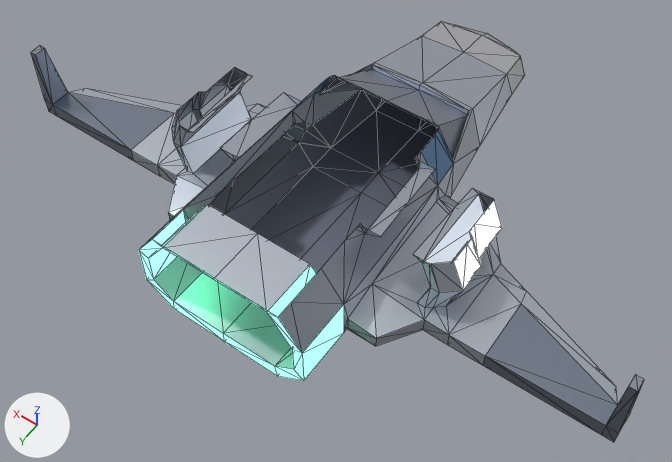
An edit to the OBJ model public/models/spaceship/Spaceship_interior.obj, drawn before and after from the same camera.
Rendered twice from a 50 mm lens placed at (-32.8, 45.7, 70.4), pointed at (-0.8, 1.0, 0.1). Every picture has the same lights, and +X, +Y and +Z are marked at lower left. The first picture is the older version. Mesh edges are drawn as thin lines. Where no turn or scale is listed for an object, it has been applied to the vertices.

The first picture shows 'Spaceship5'.
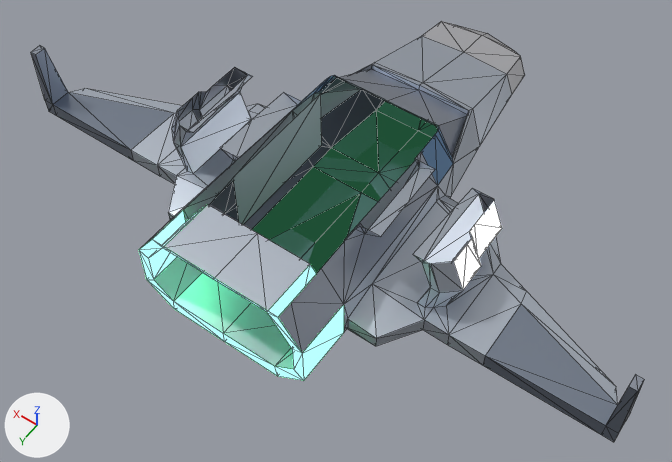
Changed parts and their boxes (x1, y1, x2, y2) in the pictures (672 x 462 px):
part 1 of me_spaceship5, added
    after: (252, 101, 438, 274)
part 2 of me_spaceship5, added
    after: (233, 93, 419, 241)

Edits to the bpy script that builds the scene:
```text
Add mat_interior_floor:
    mat_interior_floor = principled_material('interior_floor')
    mat_interior_floor.base_color = (0.07, 0.1, 0.14)  # dark blue #4b5969
    mat_interior_floor.metallic = 0.65
    mat_interior_floor.roughness = 0.65
    mat_interior_floor.emission_color = (0.013, 0.077, 0.034)  # dark green #1e4e34
    mat_interior_floor.emission_strength = 1.0
Change me_spaceship5:
    used by ob_spaceship5; location = (0.0, 0.0, 0.0)
    verts and faces of me_spaceship5; kept vertices keep their numbers, new ones are numbered from 296
    remove me_spaceship5.from_pydata(...)  # 296 vertices, 516 faces; spans x -31.9..31.9, y -28.8..16.6, z 0.0..9.9
    add me_spaceship5.from_pydata(...)  # 322 vertices, 540 faces; spans x -31.9..31.9, y -28.8..16.6, z 0.0..9.9
    me_spaceship5 part 1: a new loose piece of 18 vertices spanning x -5.9..5.9, y -27.9..16.6, z 0.0..0.2, in mat_interior_floor (dark blue #4b5969)
    me_spaceship5 part 2
    add verts[296] = (-5.9, -6.0, 1.8)
    add verts[297] = (-5.9, -6.0, 9.0)
    add verts[298] = (5.9, -6.0, 1.8)  # pixel (321, 145)
    add verts[299] = (5.9, -6.0, 9.0)  # pixel (320, 93)
    add for new, old in zip([*range(300, 304)], [*range(296, 300)]): verts[new] = verts[old] + (0.0, 13.0, 0.0)
    add faces += [(296, 297, 300), (298, 302, 299), (297, 301, 300), (299, 302, 303)]  # mat_hull_main (light grey #c4cbd7)
    add me_spaceship5.materials.append(mat_interior_floor)  # dark blue #4b5969
```
